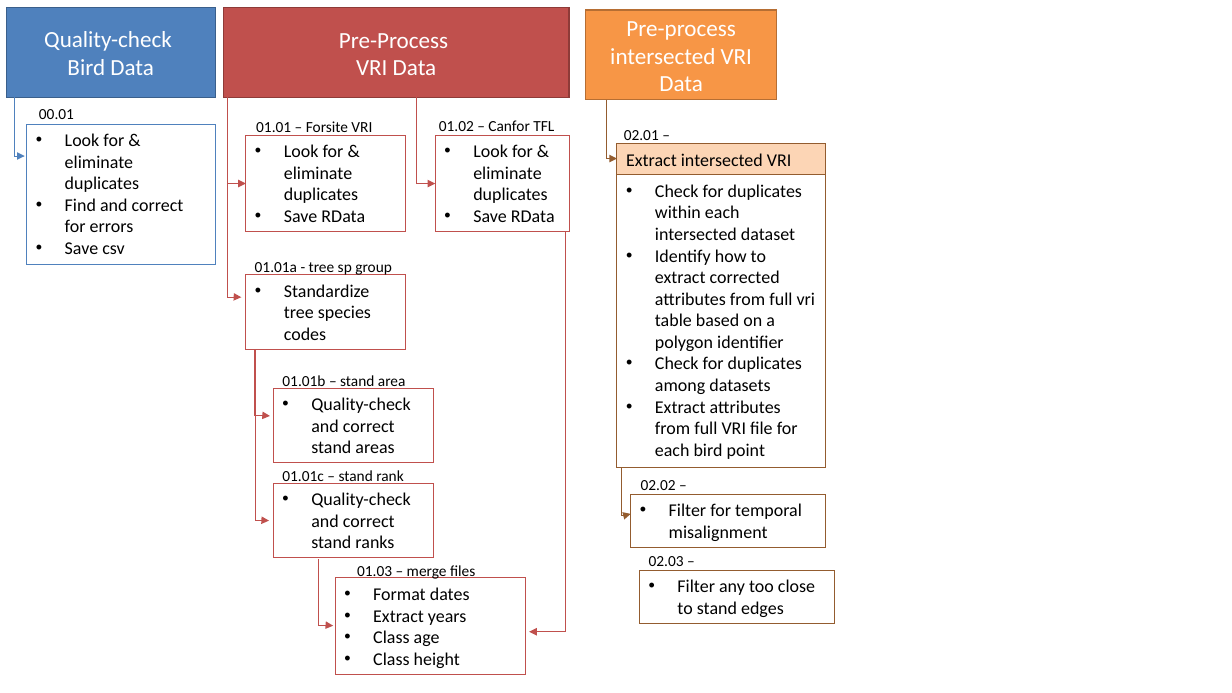
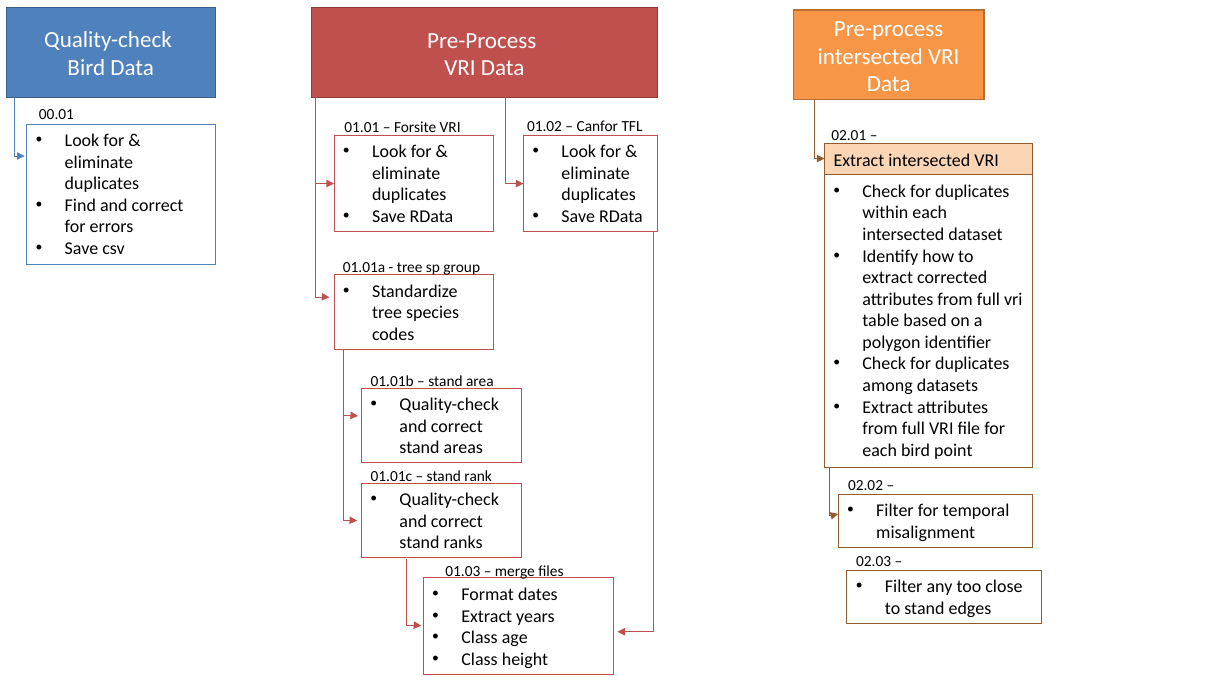
Before and after one commit to borealbirds/NBarker-BCVRImodels, a slide deck: slide 5 of VRI_bird_data_scenarios.pptx. Drawn at 1232x693 pixels with LibreOffice and Linux fonts; fonts in the diff are those of the drawing. Boxes give left, top, right and bottom in pixels: in the first picture for what was removed or moved away, otherwise in the second. Text is boxed around its words. In the diff, an @@ line names an element or a change of style, - is before the commit and + after.

```diff
--- a/VRI_bird_data_scenarios.pptx
+++ b/VRI_bird_data_scenarios.pptx
@@ 3 texts, 2 rectangles, 1 elbow arrow moved together from (x1=586, y1=10, x2=835, y2=623) to (x1=794, y1=10, x2=1043, y2=623) @@
@@ 3 rectangles, 2 texts, 1 elbow arrow moved together from (x1=224, y1=7, x2=569, y2=632) to (x1=311, y1=7, x2=657, y2=632) @@
@@ 3 rectangles, 1 elbow arrow moved together from (x1=617, y1=144, x2=826, y2=547) to (x1=824, y1=144, x2=1033, y2=547) @@
@@ 6 elbow arrows, 4 texts, 4 rectangles moved together from (x1=227, y1=96, x2=569, y2=675) to (x1=315, y1=96, x2=658, y2=675) @@
```
Also in this commit, not shown: 5 other files.
